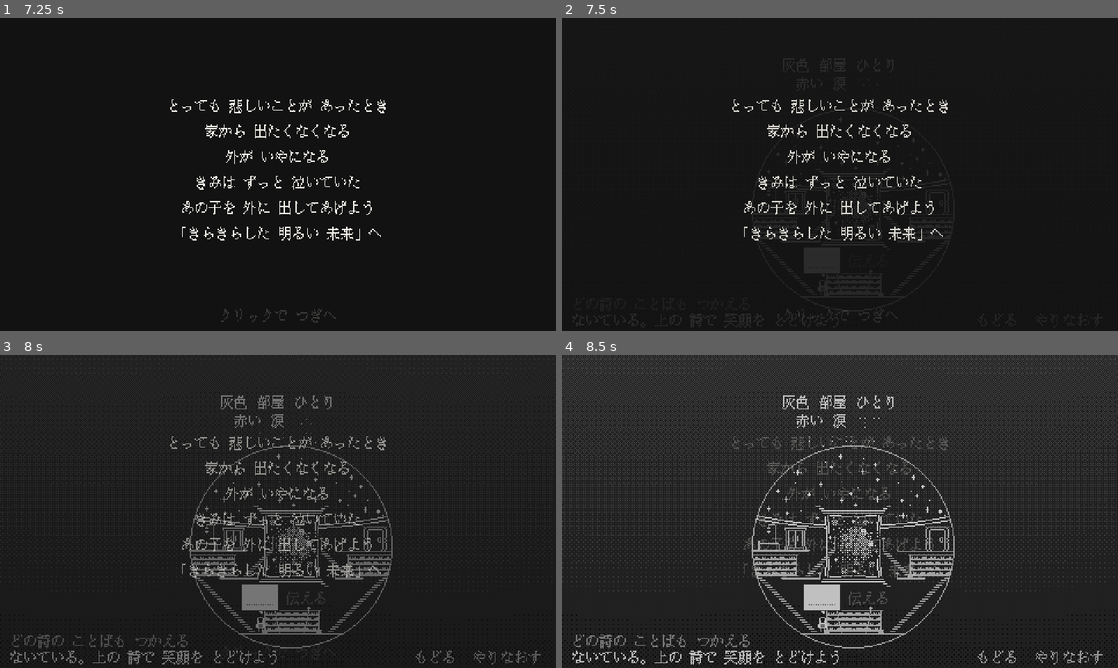
Above: before the commit, frames 1-4 (two rows, left to right).
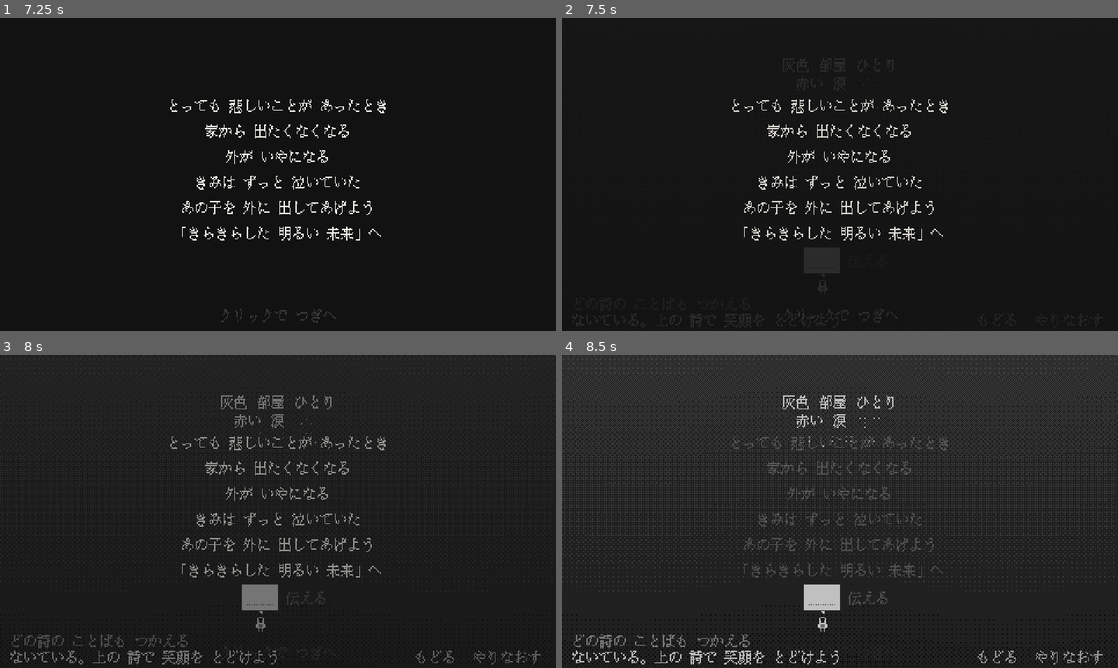
Above: after the commit, the same moments.

Repository: tmichiya/toru-3jam
Game: Godot game, scene res://scenes/main.tscn
Same seed, same stepped clock (60 frames per second), same inputs: the game is played once before the commit and once after it.
Inputs (mouse positions are in pixels of both pictures, inside the frame that each line leads up to):
- Up to frame 1 (7.25 s): click "やりなおす" at 0.5 s; click "もどる" at 1.25 s; click "やりなおす" at 2 s; click "もどる" at 2.75 s; click "やりなおす" at 3.5 s; click "もどる" at 4.25 s; tap Enter at 5 s; drag from (278, 174) to (333, 105) at 5.02 s; drag from (166, 190) to (250, 237) at 5.77 s; move the mouse to (333, 105) at 6.52 s; tap R at 6.6 s; click (333, 105) at 6.67 s
- Up to frame 2 (7.5 s): drag from (812, 237) to (673, 127) at 7.27 s
- Up to frame 3 (8 s): no input
- Up to frame 4 (8.5 s): move the mouse to (1006, 558) at 8.02 s; tap Z at 8.1 s; click (1006, 558) at 8.17 s; tap Space at 8.27 s

Frame 1 is identical in both runs. In frame 3, 3.2% of the frame differs, in the area x 34-71%, y 28-94%; in frame 4, 3.2%.

Commit message:
はじまりは主人公と詩だけ、泣きやむと部屋が現れる
hide_room の場面では部屋・窓・目印を隠し、主人公と上の詩だけを見せる。泣きやむと部屋がゆっくり現れ、詩一は左上へ移る。

Co-Authored-By: Claude Opus 5.5 <noreply@anthropic.com>

Diff:
--- a/scripts/room_props.gd
+++ b/scripts/room_props.gd
@@ -4,14 +4,17 @@
 ##  - 開いていて詩が残っている本棚・窓に、きらきらした目印
 ##  - エンディングで扉が開き、光がこぼれる
 ##  - 部屋の線を今の色 (色の言葉) に染める
+##  - はじまり (hide_room の場面) は部屋ごと隠す
 ## 座標は部屋の絵のピクセル座標。
 
 const MARK_COLOR := Color("fff1a0")
 const LIGHT := Color("fff1b0")
 
 const TINT := 0.45  # 部屋の線を今の色にどれだけ染めるか
+const ROOM_FADE_TIME := 2.5
 
 var game: Game
+var _room_shown := true
 var _tinted: Array = []  # 今の色に染める CanvasItem (部屋の絵)
 var _t := 0.0
 var _open := 0.0
@@ -21,13 +24,23 @@
 	game = g
 	_tinted = tinted
 	g.state_changed.connect(_apply)
+	_room_shown = not bool(g.stage_def().get("hide_room", false))
+	for item in _tinted:
+		item.modulate.a = 1.0 if _room_shown else 0.0
+	modulate.a = 1.0 if _room_shown else 0.0
 	_apply()
 
 
 func _apply() -> void:
+	# はじまり (hide_room) は部屋を隠し、主人公だけが見える。泣きやむと部屋がゆっくり現れる
+	var shown: bool = not bool(game.stage_def().get("hide_room", false)) or bool(game.state.d["ended"])
 	var c := Color.WHITE.lerp(game.palette_color(game.state.d["color"], 0), TINT)
+	c.a = 1.0 if shown else 0.0
+	var dur := ROOM_FADE_TIME if shown != _room_shown else 1.0
+	_room_shown = shown
 	for item in _tinted:
-		create_tween().tween_property(item, "modulate", c, 1.0)
+		create_tween().tween_property(item, "modulate", c, dur)
+	create_tween().tween_property(self, "modulate:a", c.a, dur)
 	var target := 1.0 if game.state.d["ended"] else 0.0
 	if not is_equal_approx(target, _open):
 		var tw := create_tween()
@@ -47,6 +60,12 @@
 			var sp: Dictionary = game.poem["spots"][spot]
 			var m: Array = sp.get("mark", sp["points"][0])
 			_draw_mark(Vector2(m[0], m[1]))
+			if sp.has("area"):
+				# 窓など広い場所: 枠を点滅させ、立つ場所 (階段の上) に下向きの矢印
+				var a: Array = sp["area"]
+				_draw_dotted_rect(Rect2(a[0], a[1], a[2], a[3]))
+				for p in sp["points"]:
+					_draw_arrow(Vector2(p[0], p[1] - 22))
 	if _open > 0.0:
 		var r: Array = game.poem.get("door_light", [227, 88, 16, 17])
 		var rect := Rect2(r[0], r[1], r[2], r[3])
@@ -55,6 +74,30 @@
 			var a := TAU * i / 14.0 + _t * 0.3
 			var dist := 10.0 + _open * 22.0 + sin(_t * 3.0 + i) * 3.0
 			draw_rect(Rect2((rect.get_center() + Vector2.from_angle(a) * dist).round(), Vector2.ONE), Color(LIGHT, _open))
+
+
+## 点線の枠。点が流れるように動く
+func _draw_dotted_rect(r: Rect2) -> void:
+	var phase := int(_t * 8.0) % 3
+	var c := MARK_COLOR
+	for x in range(int(r.position.x), int(r.end.x)):
+		if (x + phase) % 3 != 0:
+			draw_rect(Rect2(x, r.position.y, 1, 1), c)
+			draw_rect(Rect2(x, r.end.y, 1, 1), c)
+	for y in range(int(r.position.y), int(r.end.y)):
+		if (y + phase) % 3 != 0:
+			draw_rect(Rect2(r.position.x, y, 1, 1), c)
+			draw_rect(Rect2(r.end.x, y, 1, 1), c)
+
+
+## 下向きの矢印 (ここに立つ)。ぴょこぴょこ跳ねる
+func _draw_arrow(p: Vector2) -> void:
+	var y := roundf(absf(sin(_t * 4.0)) * -3.0)
+	var rows := ["#####", ".###.", "..#.."]
+	for i in rows.size():
+		for x in 5:
+			if rows[i][x] == "#":
+				draw_rect(Rect2(p + Vector2(x - 2, i + y), Vector2.ONE), MARK_COLOR)
 
 
 ## ふわふわ上下しながら瞬く星の目印
